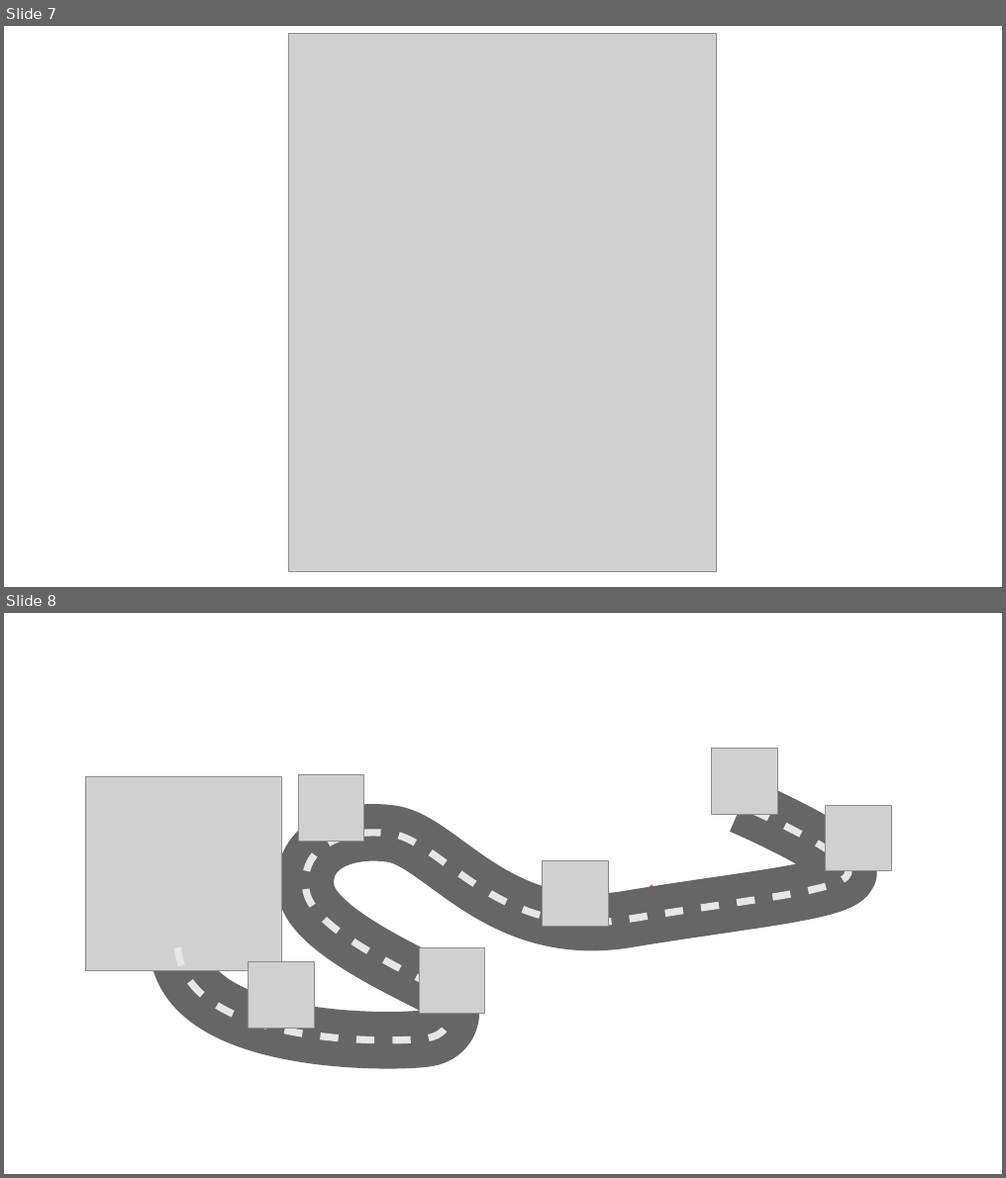
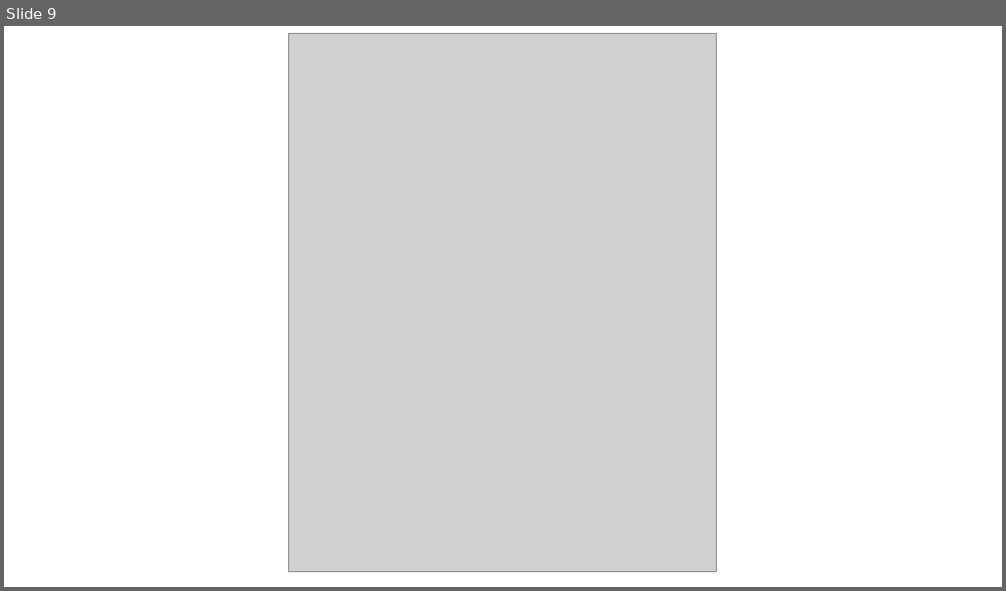
Before and after one commit to air-labs/VideoLectures, a slide deck: IntroductionToIndustialProgramming/git.odp. Shown one above the other, each under a label of ours: slides 7 and 8 before the commit, slide 9 after it. The pictures are 1006x1178 and 1006x591 pixels, drawn with LibreOffice and Linux fonts; fonts in the diff are those of the drawing; grey boxes stand for pictures; background and template pictures are left out. Boxes give left, top, right and bottom in pixels: in the first picture for what was removed or moved away, otherwise in the second. Text is boxed around its words. In the diff, an @@ line names an element or a change of style, - is before the commit and + after.

```diff
--- a/IntroductionToIndustialProgramming/git.odp
+++ b/IntroductionToIndustialProgramming/git.odp
@@ slide 8 removed at <box>4,613,1002,1174</box>, background picture (left out) @@
@@ picture removed at <box>712,749,778,815</box> @@
@@ picture removed at <box>86,777,283,970</box> @@
@@ picture removed at <box>298,775,364,842</box> @@
@@ freeform shape removed at <box>178,806,848,1042</box> @@
@@ freeform shape removed at <box>178,806,848,1042</box> @@
@@ picture removed at <box>827,806,892,872</box> @@
@@ picture removed at <box>542,861,608,927</box> @@
@@ line removed from (614, 909) to (699, 887) @@
@@ line removed from (649, 887) to (678, 909) @@
@@ picture removed at <box>249,962,315,1029</box> @@
@@ picture removed at <box>420,948,486,1014</box> @@
@@ what was slide 7 is now slide 9 @@
```
Also in this commit, not shown: 2 slides changed, 2 slides added, 3 other files.
